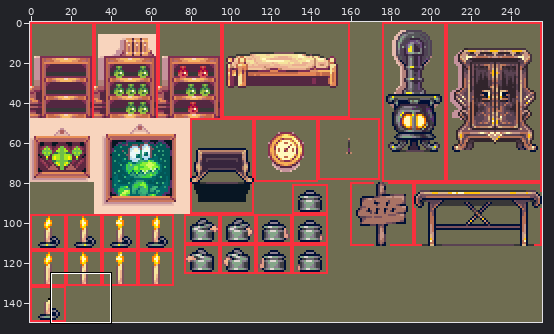
Sprite sheet, stored at images/props/furniture.png. The picture above shows the old version from afar; the outline marks the close-up.
Close-up. Old version:
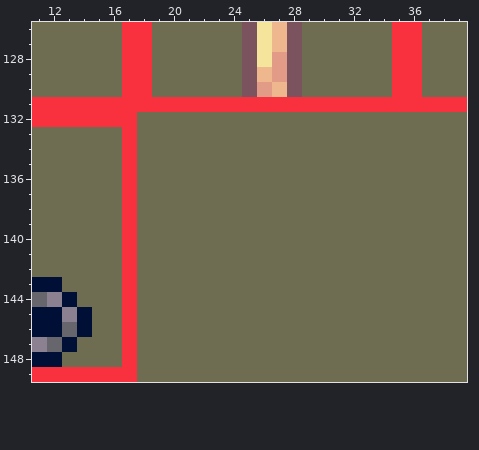
The file is 256x150 pixels. Shown: x 11..39, y 126..149.
The result:
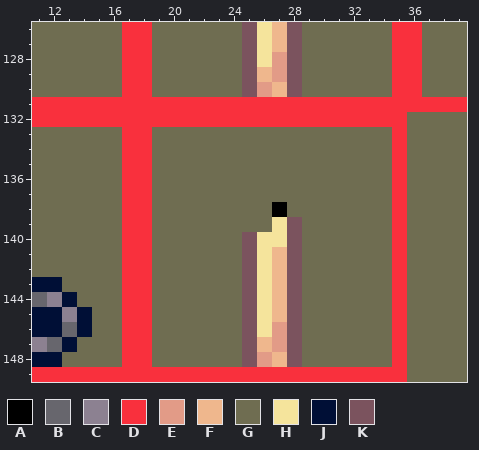
Palette (. is transparent): A #000000  B #67666d  C #8c8191  D #f9303d  E #e29b87  F #efb78d  G #6f6d51  H #f5e49c  J #000f36  K #7b535e
Diff:
@@ x 11..39 @@
 131 DDDDDDDDDDDDDDDDDDDDDDDDDDDDD
-132 DDDDDDDGGGGGGGGGGGGGGGGGGGGGG
-133 GGGGGGDGGGGGGGGGGGGGGGGGGGGGG
-134 GGGGGGDGGGGGGGGGGGGGGGGGGGGGG
-135 GGGGGGDGGGGGGGGGGGGGGGGGGGGGG
-136 GGGGGGDGGGGGGGGGGGGGGGGGGGGGG
-137 GGGGGGDGGGGGGGGGGGGGGGGGGGGGG
-138 GGGGGGDGGGGGGGGGGGGGGGGGGGGGG
-139 GGGGGGDGGGGGGGGGGGGGGGGGGGGGG
-140 GGGGGGDGGGGGGGGGGGGGGGGGGGGGG
-141 GGGGGGDGGGGGGGGGGGGGGGGGGGGGG
-142 GGGGGGDGGGGGGGGGGGGGGGGGGGGGG
-143 JJGGGGDGGGGGGGGGGGGGGGGGGGGGG
-144 BCJGGGDGGGGGGGGGGGGGGGGGGGGGG
-145 JJCJGGDGGGGGGGGGGGGGGGGGGGGGG
-146 JJBJGGDGGGGGGGGGGGGGGGGGGGGGG
-147 CBJGGGDGGGGGGGGGGGGGGGGGGGGGG
-148 JJGGGGDGGGGGGGGGGGGGGGGGGGGGG
-149 DDDDDDDGGGGGGGGGGGGGGGGGGGGGG
+132 DDDDDDDDDDDDDDDDDDDDDDDDDGGGG
+133 GGGGGGDDGGGGGGGGGGGGGGGGDGGGG
+134 GGGGGGDDGGGGGGGGGGGGGGGGDGGGG
+135 GGGGGGDDGGGGGGGGGGGGGGGGDGGGG
+136 GGGGGGDDGGGGGGGGGGGGGGGGDGGGG
+137 GGGGGGDDGGGGGGGGGGGGGGGGDGGGG
+138 GGGGGGDDGGGGGGGGAGGGGGGGDGGGG
+139 GGGGGGDDGGGGGGGGHKGGGGGGDGGGG
+140 GGGGGGDDGGGGGGKHHKGGGGGGDGGGG
+141 GGGGGGDDGGGGGGKHFKGGGGGGDGGGG
+142 GGGGGGDDGGGGGGKHFKGGGGGGDGGGG
+143 JJGGGGDDGGGGGGKHFKGGGGGGDGGGG
+144 BCJGGGDDGGGGGGKHFKGGGGGGDGGGG
+145 JJCJGGDDGGGGGGKHFKGGGGGGDGGGG
+146 JJBJGGDDGGGGGGKHEKGGGGGGDGGGG
+147 CBJGGGDDGGGGGGKFEKGGGGGGDGGGG
+148 JJGGGGDDGGGGGGKEFKGGGGGGDGGGG
+149 DDDDDDDDDDDDDDDDDDDDDDDDDGGGG
